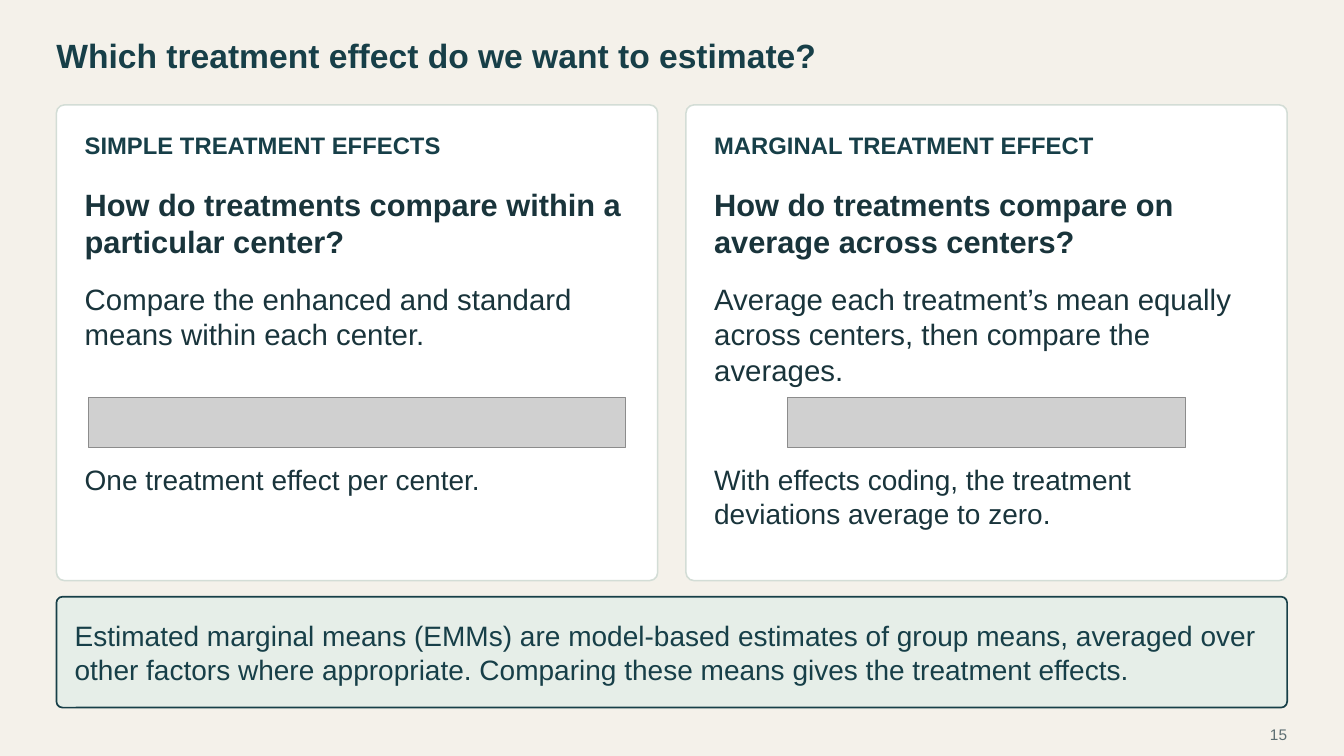
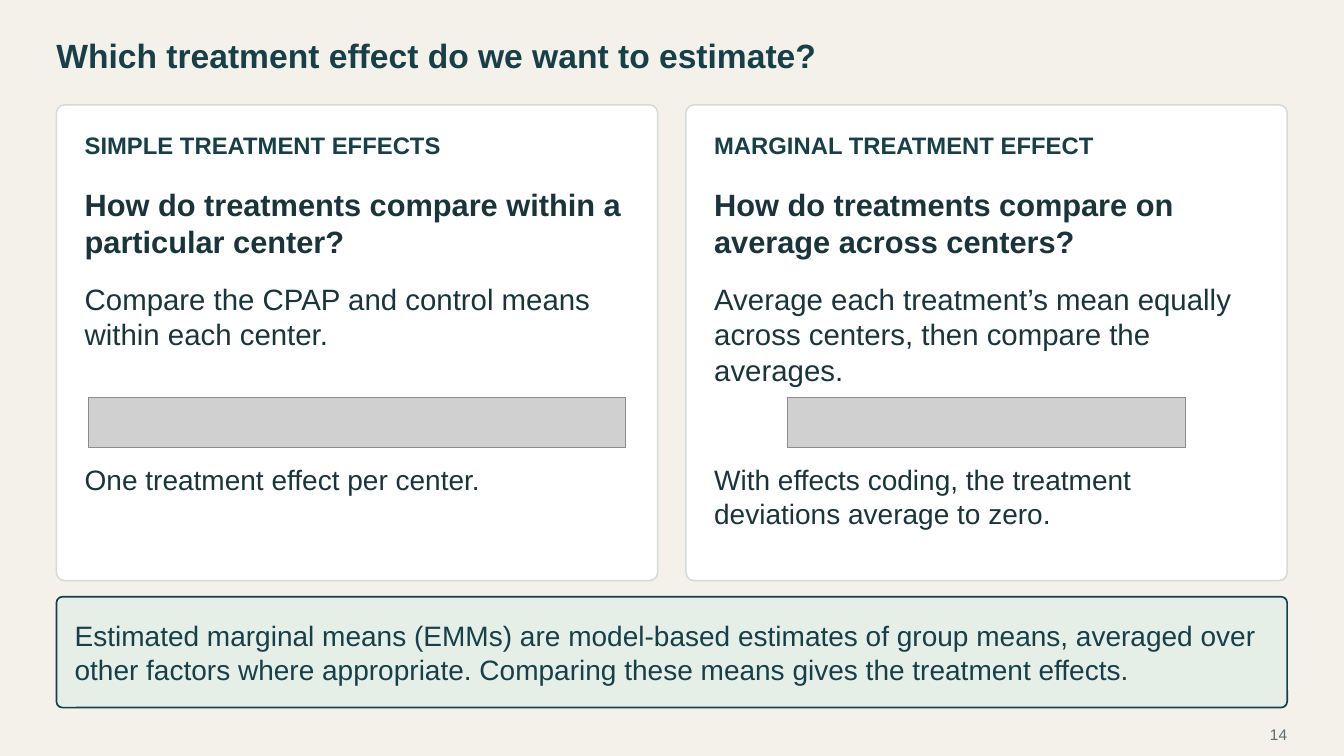
Before and after one commit to Postmus/BeyondMLR, a slide deck: slide 14 of lectures_2627/week2/Beyond_MLR_Week_2.pptx (slide 15 before the commit). Drawn at 1344x756 pixels with LibreOffice and Linux fonts; fonts in the diff are those of the drawing; grey boxes stand for pictures. Boxes give left, top, right and bottom in pixels: in the first picture for what was removed or moved away, otherwise in the second. Text is boxed around its words. In the diff, an @@ line names an element or a change of style, - is before the commit and + after.

```diff
--- a/lectures_2627/week2/Beyond_MLR_Week_2.pptx
+++ b/lectures_2627/week2/Beyond_MLR_Week_2.pptx
@@ text at <box>85,288,590,346</box>: text changed @@
-Compare the enhanced and standard means within each center.
+Compare the CPAP and control means within each center.
@@ page number at <box>1270,729,1287,740</box>: text changed @@
-15
+14
```
Also in this commit, not shown: 15 other slides changed, 3 slides added, 4 slides removed, 49 other files.
